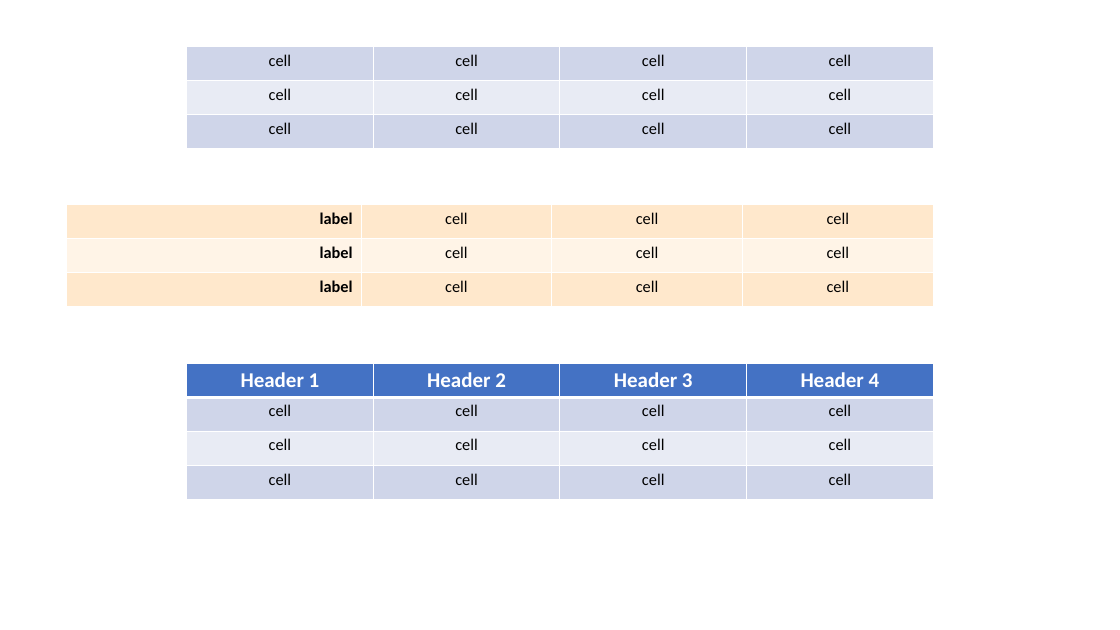
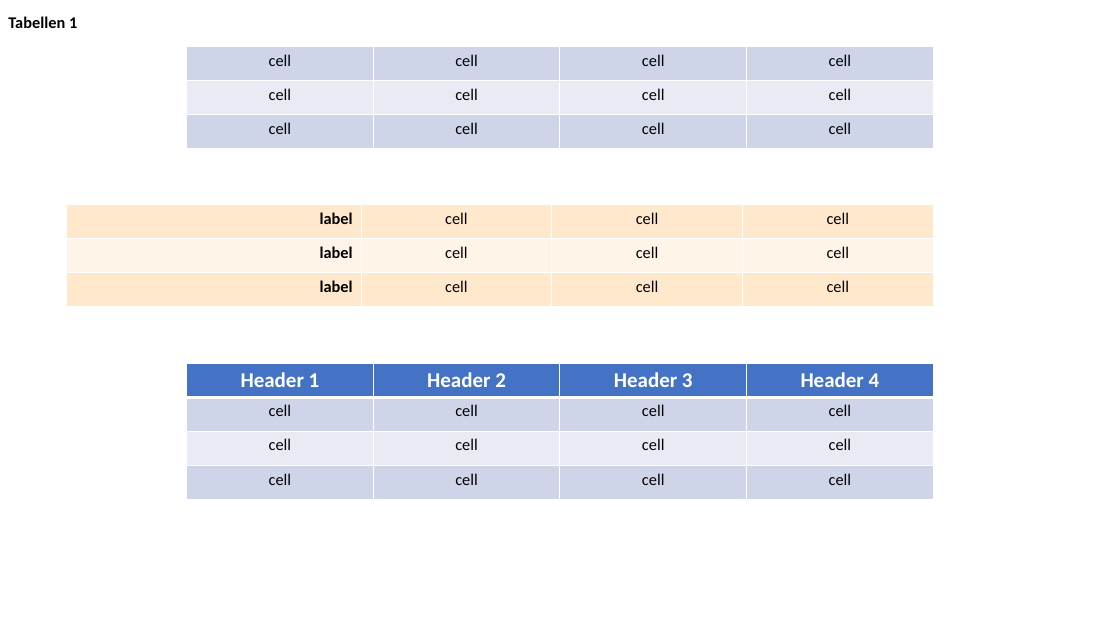
Before and after one commit to singerla/pptx-automizer, a slide deck: slide 1 of __tests__/pptx-templates/SlideWithTables.pptx. Drawn at 1120x630 pixels with LibreOffice and Linux fonts; fonts in the diff are those of the drawing. Boxes give left, top, right and bottom in pixels: in the first picture for what was removed or moved away, otherwise in the second. Text is boxed around its words. In the diff, an @@ line names an element or a change of style, - is before the commit and + after.

```diff
--- a/__tests__/pptx-templates/SlideWithTables.pptx
+++ b/__tests__/pptx-templates/SlideWithTables.pptx
@@ title added at (8, 16, 77, 28), 14 pt, text #000000, bold @@
+Tabellen 1
```
Also in this commit, not shown: 1 other slide changed, 5 other files.
